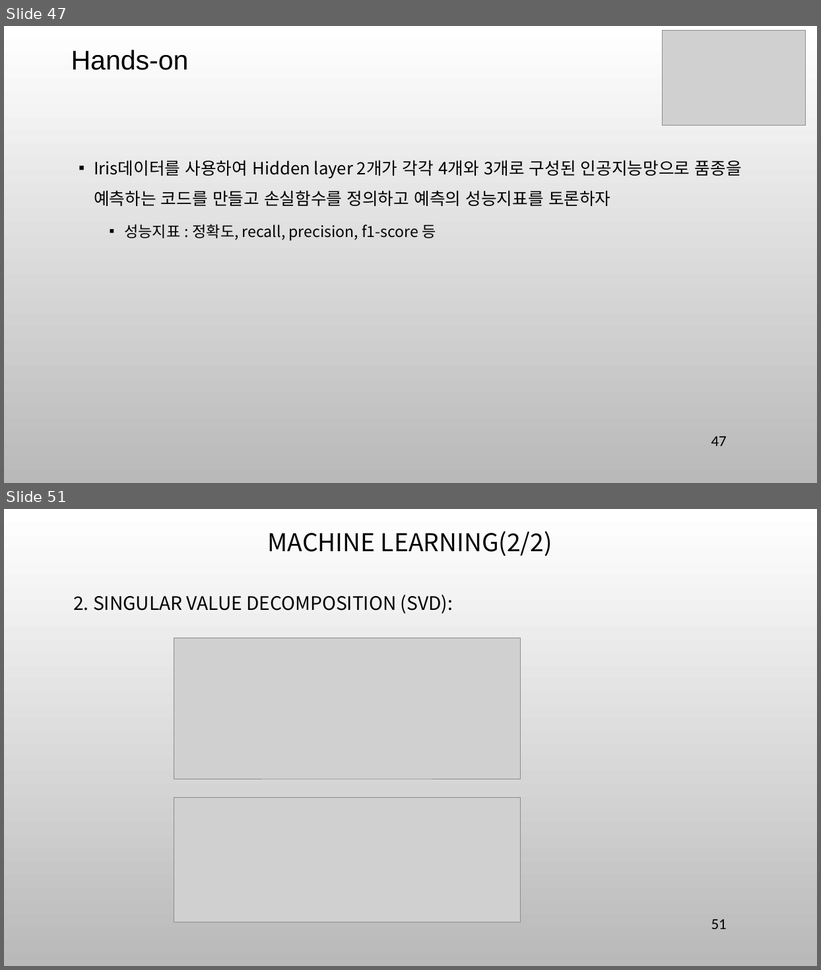
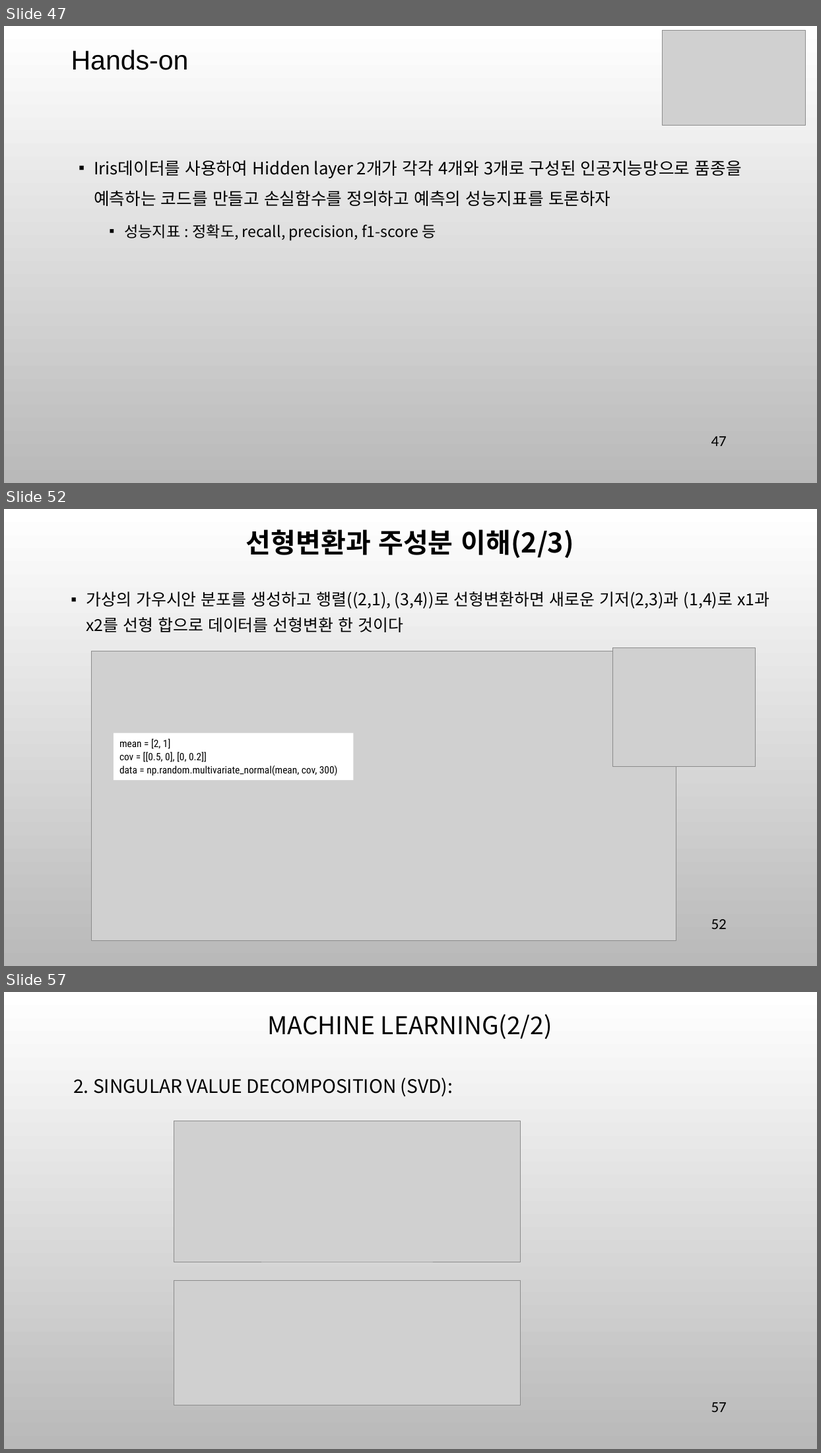
Before and after one commit to ancestor9/mathematics-for-machine-learning, a slide deck: 7_Applications of mathematics.pptx. Shown one above the other, each under a label of ours: slides 47 and 51 before the commit, slides 47, 52 and 57 after it; the slides between them are not shown. The pictures are 821x970 and 821x1453 pixels, drawn with LibreOffice and Linux fonts; fonts in the diff are those of the drawing; grey boxes stand for pictures; background and template pictures are left out. Boxes give left, top, right and bottom in pixels: in the first picture for what was removed or moved away, otherwise in the second. Text is boxed around its words. In the diff, an @@ line names an element or a change of style, - is before the commit and + after.

```diff
--- a/7_Applications of mathematics.pptx
+++ b/7_Applications of mathematics.pptx
@@ slide 52 added at bbox=[4, 509, 817, 966], background picture (left out) @@
@@ text added at bbox=[246, 529, 574, 558], 32 pt, text #000000, bold @@
+선형변환과 주성분 이해(2/3)
@@ text added at bbox=[86, 591, 770, 632], 19.4 pt, text #000000 @@
+▪ 가상의 가우시안 분포를 생성하고 행렬((2,1), (3,4))로 선형변환하면 새로운 기저(2,3)과 (1,4)로 x1과 x2를 선형 합으로 데이터를 선형변환 한 것이다
@@ picture added at bbox=[91, 651, 677, 941] @@
@@ picture added at bbox=[613, 648, 756, 766] @@
@@ rectangle added at bbox=[114, 733, 354, 780], fill #FFFFFF, 12 pt, text #000000 @@
+mean = [2, 1]
+cov = [[0.5, 0], [0, 0.2]]
+data = np.random.multivariate_normal(mean, cov, 300)
@@ page number added at bbox=[712, 920, 727, 929], 18 pt, text #000000 @@
+52
@@ what was slide 51 is now slide 57 @@
@@ page number at bbox=[712, 1403, 727, 1412]: text changed @@
-51
+57
```
Also in this commit, not shown: 7 slides changed, 5 other slides added, 11 slides removed.
